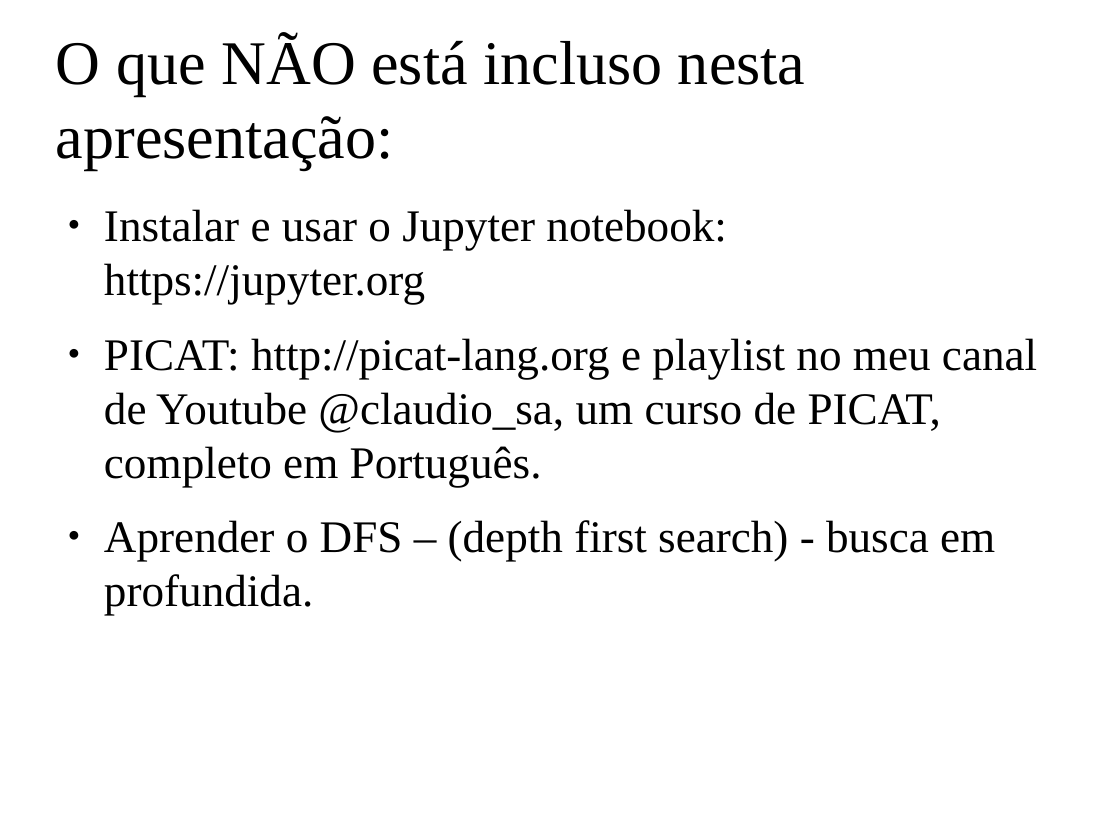
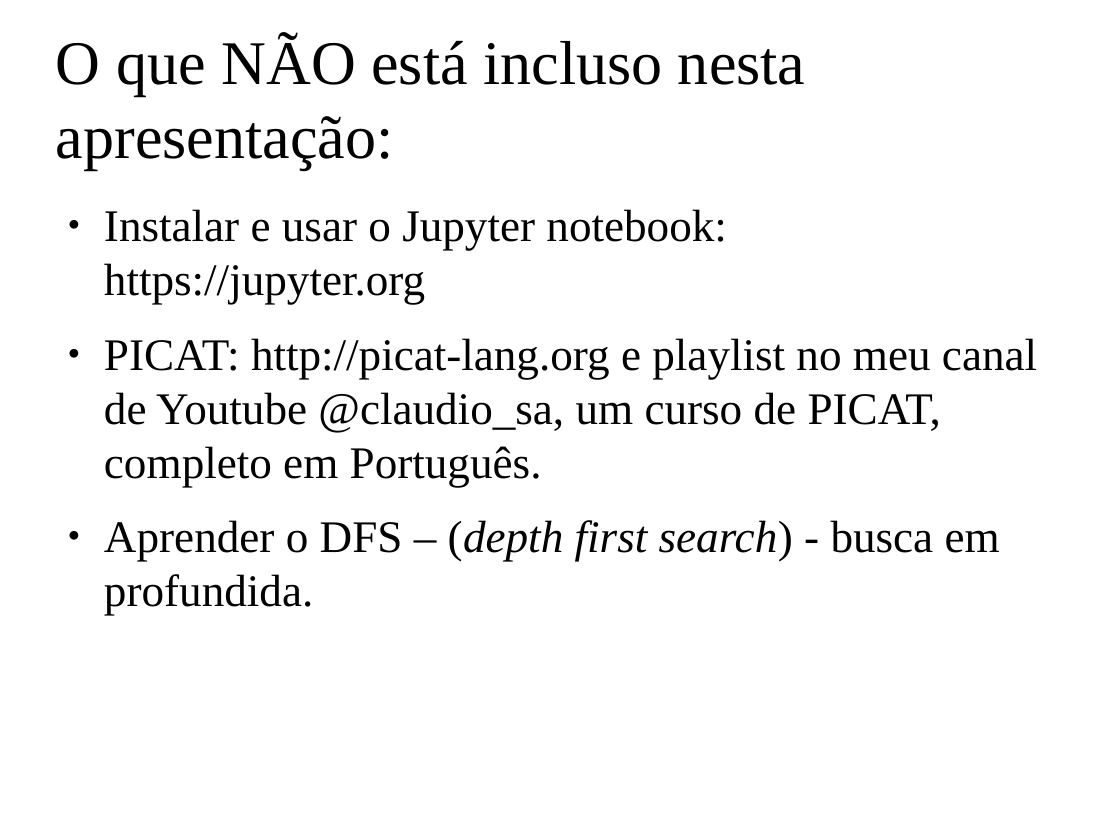
Before and after one commit to claudiosa/CCS, a slide deck: slide 6 of picat/YOUTUBE_dfs_jupyter_picat/slides_picat_jupyter_dfs.odp. Drawn at 1120x840 pixels with LibreOffice and Linux fonts; fonts in the diff are those of the drawing; background and template pictures are left out. Boxes give left, top, right and bottom in pixels: in the first picture for what was removed or moved away, otherwise in the second. Text is boxed around its words. In the diff, an @@ line names an element or a change of style, - is before the commit and + after.

```diff
--- a/picat/YOUTUBE_dfs_jupyter_picat/slides_picat_jupyter_dfs.odp
+++ b/picat/YOUTUBE_dfs_jupyter_picat/slides_picat_jupyter_dfs.odp
@@ text at [104, 520, 1000, 616]: italic on in "(depth first search)" @@
```
Also in this commit, not shown: 1 other slide changed, 3 slides added, 1 slide removed, 7 other files.
